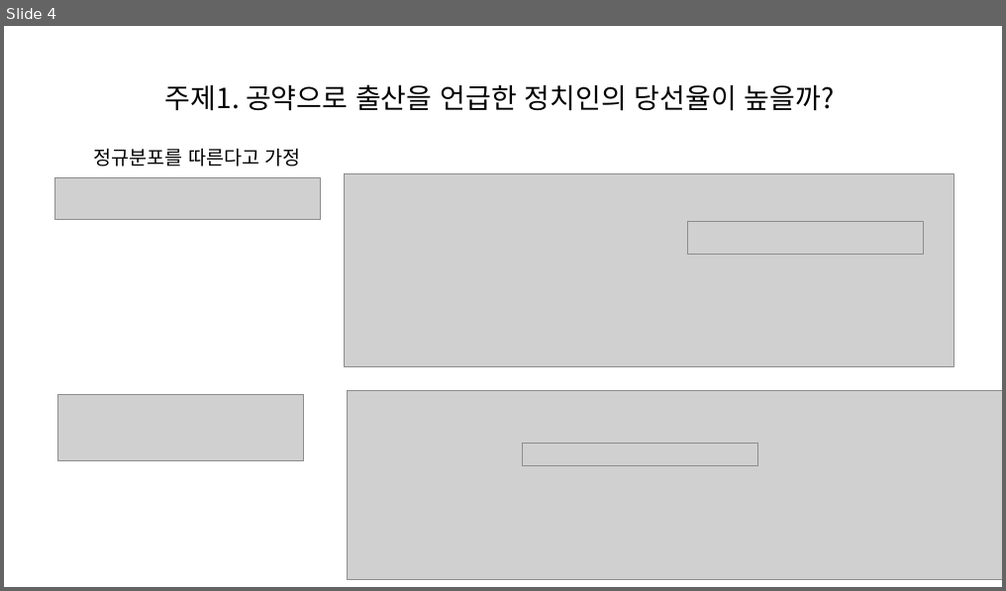
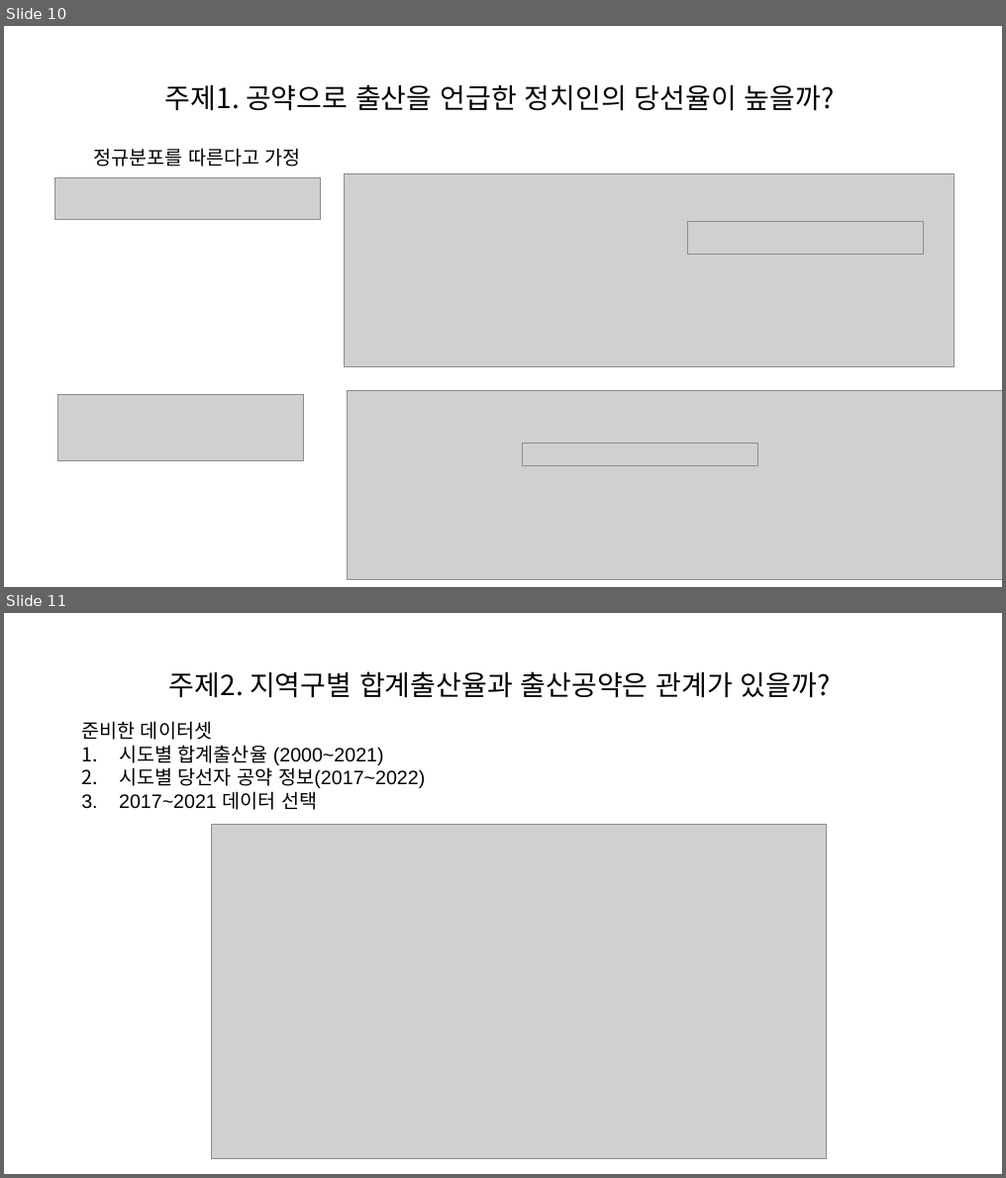
Before and after one commit to JunaHwang/Team1_FirstProject, a slide deck: hsj/data/테스트.pptx. Shown one above the other, each under a label of ours: slide 4 before the commit, slides 10 and 11 after it. The pictures are 1006x591 and 1006x1178 pixels, drawn with LibreOffice and Linux fonts; fonts in the diff are those of the drawing; grey boxes stand for pictures. Boxes give left, top, right and bottom in pixels: in the first picture for what was removed or moved away, otherwise in the second. Text is boxed around its words. In the diff, an @@ line names an element or a change of style, - is before the commit and + after.

Commit message:
20230419 출산 공약 완료 및 여가 데이터셋 추가

```diff
--- a/hsj/data/테스트.pptx
+++ b/hsj/data/테스트.pptx
@@ slide 11 added at [4, 613, 1002, 1174], background #FFFFFF @@
@@ title added at [169, 671, 831, 698], 20 pt, text #000000 @@
+주제2. 지역구별 합계출산율과 출산공약은 관계가 있을까?
@@ text added at [81, 721, 425, 810], 14 pt, text #000000 @@
+준비한 데이터셋
+1. 시도별 합계출산율 (2000~2021)
+2. 시도별 당선자 공약 정보(2017~2022)
+3. 2017~2021 데이터 선택
@@ picture added at [212, 824, 827, 1158] @@
@@ what was slide 4 is now slide 10 @@
```
Also in this commit, not shown: 12 other slides added, 9 other files.
